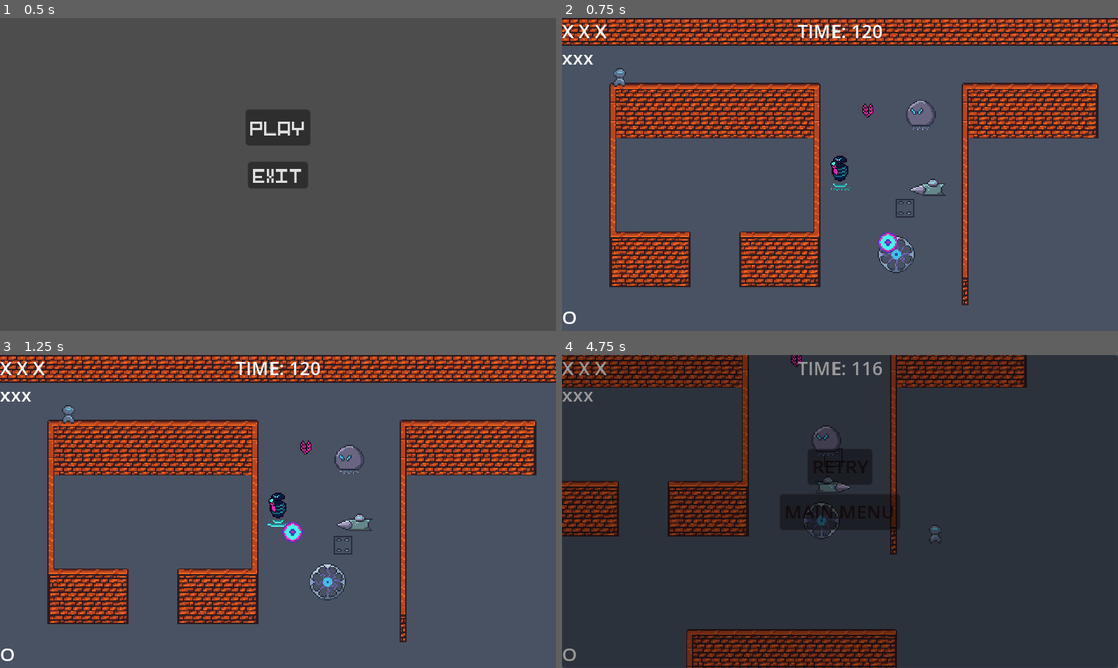
Above: before the commit, frames 1-4 (two rows, left to right).
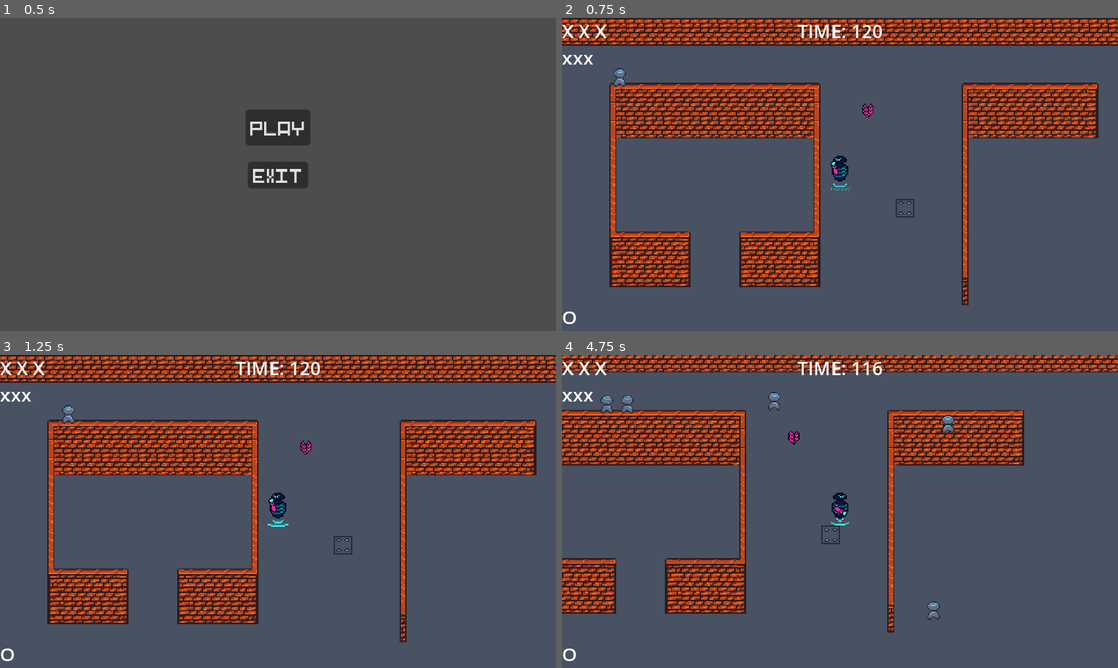
Above: after the commit, the same moments.

Repository: SamuelAlves-23/GameOffJam2023
Game: Godot game, scene res://Scenes/main_menu.tscn
Two runs of this game, one before a commit and one after it. Both use one fixed random seed, a clock stepped at 60 frames per second and the inputs below.
Inputs (mouse positions are in pixels of both pictures, inside the frame that each line leads up to):
- Up to frame 1 (0.5 s): no input
- Up to frame 2 (0.75 s): click "PLAY" at 0.5 s
- Up to frame 3 (1.25 s): no input
- Up to frame 4 (4.75 s): move the mouse to (962, 495) at 1.27 s; hold D (move_right) 1.28-2.03 s; tap Space (dash) at 1.35, 4.35 s; move the mouse to (728, 527) at 2.02 s; hold S (move_down) 2.03-2.78 s; tap Mouse wheel down (decrease_bullet_size) at 2.1 s; move the mouse to (895, 442) at 2.77 s; hold D (move_right) 2.78-3.53 s; tap Mouse wheel up (increase_bullet_size) at 2.85 s; move the mouse to (812, 574) at 3.52 s; hold W (move_up) 3.53-4.28 s; click (812, 574) at 3.6 s; move the mouse to (1006, 558) at 4.27 s; hold A (move_left) from 4.28 s (still down)

Frame 1 is identical in both runs. In frame 2, 1.0% of the frame differs, in the area x 56-69%, y 26-82%; in frame 3, 1.0%; in frame 4, 99%, in the area x 0-100%, y 0-100%.

Commit message:
Spawn reward (in progress)

Diff:
--- a/Scenes/test_arena.tscn
+++ b/Scenes/test_arena.tscn
@@ -6,10 +6,7 @@
 [ext_resource type="PackedScene" uid="uid://bag261lg2cesu" path="res://Scenes/trap.tscn" id="5_ci8kv"]
 [ext_resource type="PackedScene" uid="uid://22jv6gkugs1n" path="res://Scenes/tile_map.tscn" id="7_442xi"]
 [ext_resource type="PackedScene" uid="uid://5pcy0o0ca5iy" path="res://Scenes/mob_spawner.tscn" id="7_ajnju"]
-[ext_resource type="PackedScene" uid="uid://dgb4040giivli" path="res://Scenes/shield_enemy.tscn" id="8_785hl"]
 [ext_resource type="PackedScene" uid="uid://he8m26jokd53" path="res://Scenes/ui_layer.tscn" id="8_hg5xl"]
-[ext_resource type="PackedScene" uid="uid://de1wkkymeof8e" path="res://Scenes/parry_enemy.tscn" id="9_foa4y"]
-[ext_resource type="PackedScene" uid="uid://cv7t8ohn4ahxm" path="res://Scenes/gun_enemy.tscn" id="10_0h80q"]
 
 [node name="TestArena" type="Node2D" groups=["Arena"]]
 script = ExtResource("1_swf3l")
@@ -29,13 +26,4 @@
 
 [node name="UILayer" parent="." instance=ExtResource("8_hg5xl")]
 
-[node name="ShieldEnemy" parent="." instance=ExtResource("8_785hl")]
-position = Vector2(324, 74)
-
-[node name="ParryEnemy" parent="." instance=ExtResource("9_foa4y")]
-position = Vector2(331, 141)
-
-[node name="GunEnemy" parent="." instance=ExtResource("10_0h80q")]
-position = Vector2(302, 198)
-
 [editable path="UILayer"]
--- a/Scripts/HealthController.gd
+++ b/Scripts/HealthController.gd
@@ -10,7 +10,7 @@
 		arena.add_score()
 		die()
 		if arena.score % 10 == 0:
-			arena.spawn_pickable(parent)
+			arena.spawn_pickable(self.global_position)
 
 func die():
 	get_parent().queue_free()
--- a/Scripts/arenaController.gd
+++ b/Scripts/arenaController.gd
@@ -52,4 +52,4 @@
 #	var index = pickables.pick_random()
 	var pickable_scene = pickable_01.instantiate()
 	self.add_child(pickable_scene)
-	pickable_scene = node_pos.global_position
+	pickable_scene = node_pos
Not shown: 1 places in Scenes/test_arena.tscn that only renumber resources
